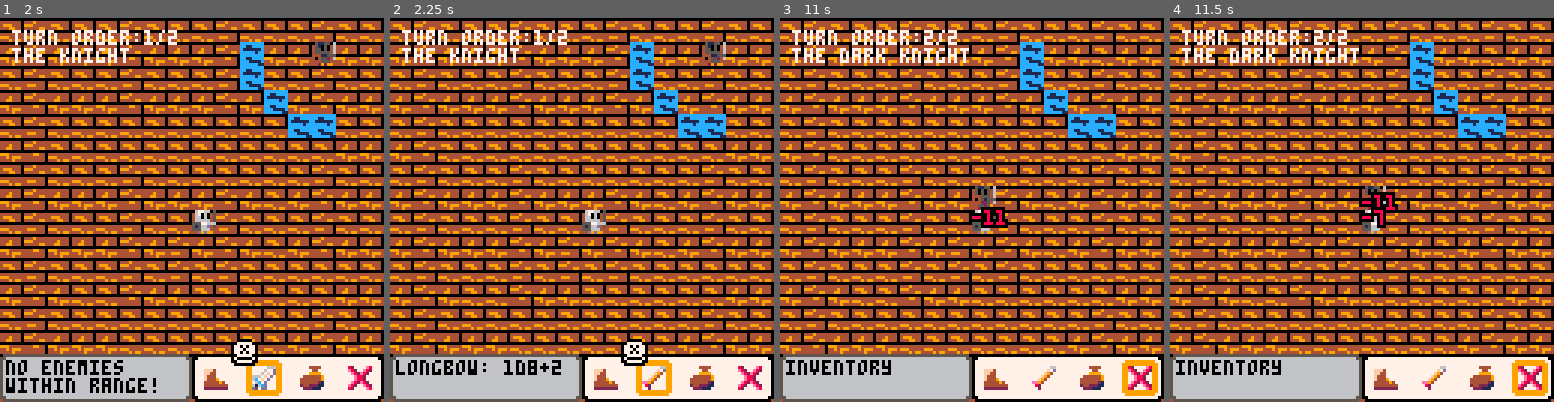
Above: before the commit, frames 1-4 (left to right).
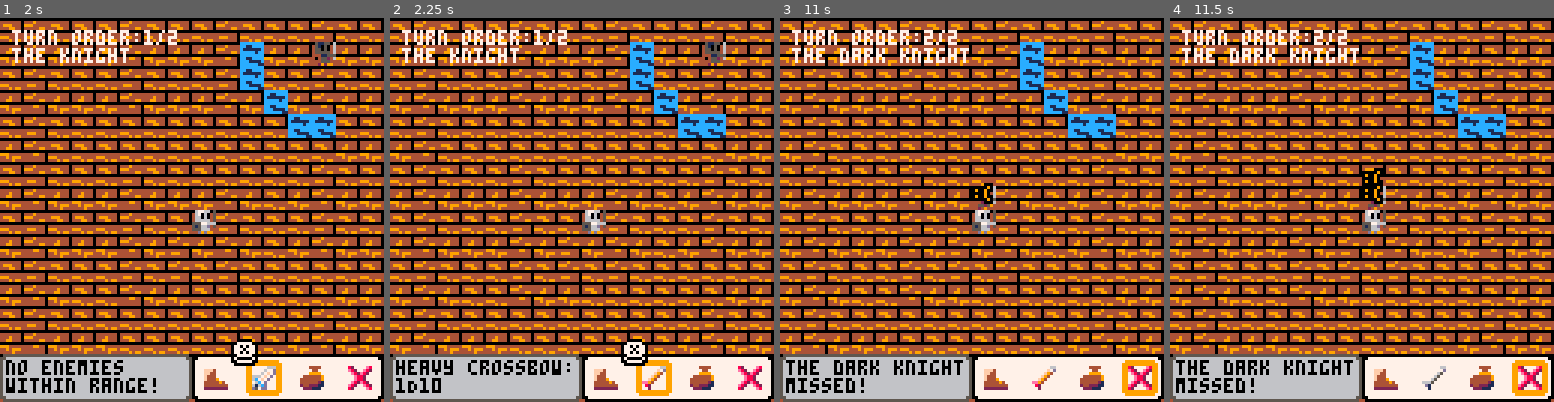
Above: after the commit, the same moments.

Repository: graphitical/d8-knight
Game: PICO-8 cartridge main.p8
Same seed, same stepped clock (60 frames per second), same inputs: the game is played once before the commit and once after it.
Inputs:
- Up to frame 1 (2 s): tap X (X key) at 0.33, 1.07, 1.85 s; tap O (Z key) at 0.7, 1.7 s; hold Right from 1.6 s (still down)
- Up to frame 2 (2.25 s): release Right at 2.1 s; tap O (Z key) at 2.1 s; hold Up from 2.15 s (still down)
- Up to frame 3 (11 s): release Up at 2.42 s; hold Right 2.47-3.03 s; tap O (Z key) every 0.4 s from 2.5 to 10.9 s; tap X (X key) every 1.12 s from 2.97 to 10.78 s; hold Left 3.08-3.58 s; hold Down 3.63-3.97 s; hold Right 4.02-4.68 s; hold Up 4.73-5.03 s; hold Left 5.08-5.68 s; hold Down 5.73-6.03 s; hold Right 6.08-6.58 s; hold Right 6.63-7.13 s; hold Up 7.18-7.45 s; hold Right 7.5-8.07 s; hold Left 8.12-8.62 s; hold Down 8.67-9 s; hold Right 9.05-9.72 s; hold Up 9.77-10.07 s; hold Left 10.12-10.72 s; hold Down from 10.77 s (still down)
- Up to frame 4 (11.5 s): release Down at 11.07 s; hold Right from 11.12 s (still down); tap O (Z key) at 11.3 s

Frame 1 is identical in both runs. In frame 2, 0.8% of the frame differs, in the area x 1-47%, y 89-98%; in frame 3, 1.6%; in frame 4, 1.9%, in the area x 1-72%, y 39-98%.

Commit message:
Add knight factory and add roll for attack

Diff:
--- a/main.p8
+++ b/main.p8
@@ -27,25 +27,7 @@
 
 -- making roster
   -- the knight
-  knight = actor:new{name='the knight',x=64,y=64}
-  -- pals and palts interfaces
-  -- are different :'(
-  knight.pals={[14]=5}
-  knight.palts = 0b0000000000100000
-  knight.sp = 34
-  knight.frames = {34,35}
-  knight.frame_sets = {{34,35},{36,37},{38,39}}
-  knight.stats = statblock{hp=40,num_attacks=2,mvmt=6}
-  knight.tail = {}
-  knight.atk = 1 -- currently selected attack in atks
-  knight.atks = {
-    {sp=205, name="great sword", dmg="2d6+3", rng=1},
-    {sp=221, name="longbow", dmg="1d8+2", rng=30}
-  }
-  knight.opts = {204,205,206,207}
-  knight.type='pc'
-  knight.ini = 21
-  add(actors,knight)
+  make_knight('the knight',64,64)
 
   m = make_map()
   -- replace enemy tiles with
@@ -54,24 +36,14 @@
     for j=0,15 do
       if mget(i,j)==30 then
         mset(i,j,64)
-        en = actor:new{name='the dark knight',x=i*8,y=j*8}
+        en = make_knight('the dark knight',i*8,j*8)
         en.pals  = {[6]=5,[7]=1,[5]=4,[1]=0,[13]=2,[14]=6}
-        en.palts = 0b0000000000100000
-        en.sp = 34
-        en.frames = {34,35}
-        en.frame_sets = {{34,35},{36,37},{38,39}}
         en.type='en'
         en.ini = 19
-        en.stats = statblock{hp=20,mvmt=6,num_attacks=3}
-        en.tail = {}
-        en.atk = 1
-        en.atks = {{sp=205, name="great sword", dmg="2d6+3", rng=1}}
-        add(actors,en)
       end
     end
   end
 
-  -- chars = {knight}
 
   -- mmenu_ini()
   -- exp_ini()
@@ -371,6 +343,32 @@
   return m
 end
 
+-- characters
+-- https://roll20.net/compendium/dnd5e/Knight#content
+function make_knight(name,x,y)
+  local k = actor:new{name=name,x=x,y=y}
+  -- pals and palts interfaces
+  -- are different :'(
+  k.pals={[14]=5}
+  k.palts = 0b0000000000100000
+  k.sp = 34
+  k.frames = {34,35}
+  k.frame_sets = {{34,35},{36,37},{38,39}}
+  k.stats = statblock{ac=18,hp=52,num_attacks=2,mvmt=6}
+  k.abil = statblock{str=16,dex=11,con=14,int=11,wis=11,cha=15}
+  k.tail = {}
+  k.atk = 1 -- currently selected attack in atks
+  k.atks = {
+    {sp=205, to_hit=5, name="great sword", dmg="2D6+3", rng=1},
+    {sp=221, to_hit=2, name="heavy crossbow", dmg="1D10", rng=20}
+  }
+  k.opts = {204,205,206,207}
+  k.type='pc'
+  k.ini = 21
+  add(actors,k)
+  return k
+end
+
 -->8
 -- main menu
 
@@ -669,31 +667,31 @@
 
 -- performs attack from actor atk
 -- to actor def
+-- TODO: lots of chances for
+-- token optimization
 function attack(atk,def)
+  local def_x,def_y=def.x,def.y
+  local astats,dstats = atk.stats,def.stats
+  local a = atk.atks[atk.atk]
+
   -- set animation stuff
-  local dx,dy=(atk.x-def.x),(atk.y-def.y)
-  atk:set_tween(atk.x-dx,atk.y-dy,0.2,'bump')
-  -- set_actor_tween(atk,atk.x-dx,atk.y-dy,0.2,2)
-  -- actor_dir(atk,-dx,-dy)
+  atk:set_tween(def_x,def_y,0.2,'bump')
 
   -- prevent backtracking after attack
-  atk.stats.mvmt-=#atk.tail
+  astats.mvmt-=#atk.tail
   atk.tail={}
 
-  -- roll for damage
-  local dmg = roll_dmg(atk.atks[atk.atk].dmg)
-  -- make_float("-"..dmg,def.x,def.y,8)
-  add(floats,float:new("-"..dmg,def.x,def.y,8))
-  def.stats.hp-=dmg
-  -- remove defending actor from list
-  -- if defeated
-  -- TODO: probably move this part
-  -- outside of attack and into an
-  -- update function
-  if def.stats.hp<=0 then
-    del(actors,def)
-  end
-  atk.stats.num_attacks-=1
+  -- roll for attack
+  if roll_atk(a.to_hit, dstats.ac) then
+    -- roll for damage
+    local dmg = roll_dmg(a.dmg)
+    add(floats,float:new("-"..dmg,def_x,def_y,8))
+    dstats.hp-=dmg
+  else
+    add(floats,float:new(":(",atk.x,atk.y,9))
+    wtxt:set_txt(pcurr.name.." missed!",2)
+  end
+  astats.num_attacks-=1
 end
 
 -- opens/closes a bin
@@ -1022,6 +1020,11 @@
   oprint(bb,_x,_y,_c1,_c2,4)
 end
 
+-- roll to attack
+function roll_atk(to_hit,def_ac)
+  return rollad(20) + to_hit >= def_ac
+end
+
 -- parses an actors dmg string
 -- to generate the damage
 -- e.g. actor dmg is '2d6+4'
@@ -1030,7 +1033,7 @@
 -- return that value
 function roll_dmg(roll)
   -- find number before the d
-  local t1 = split(roll,'d')
+  local t1 = split(roll,'D')
   -- find the number after the d
   -- find the number after the +
   local t2 = split(t1[2],'+')
@@ -1040,7 +1043,7 @@
   for i=1,t1[1] do
     dmg+=rollad(t2[1])
   end
-  dmg+=t2[2]
+  if (t2[2]) dmg+=t2[2]
   return dmg
 end
 
